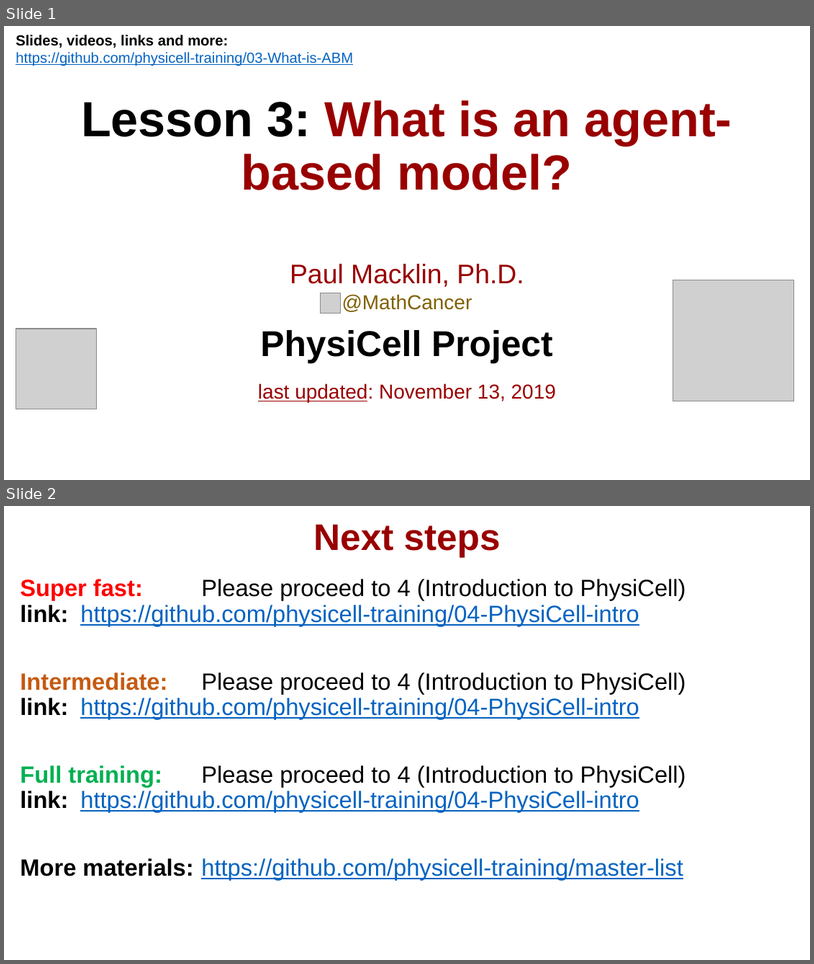
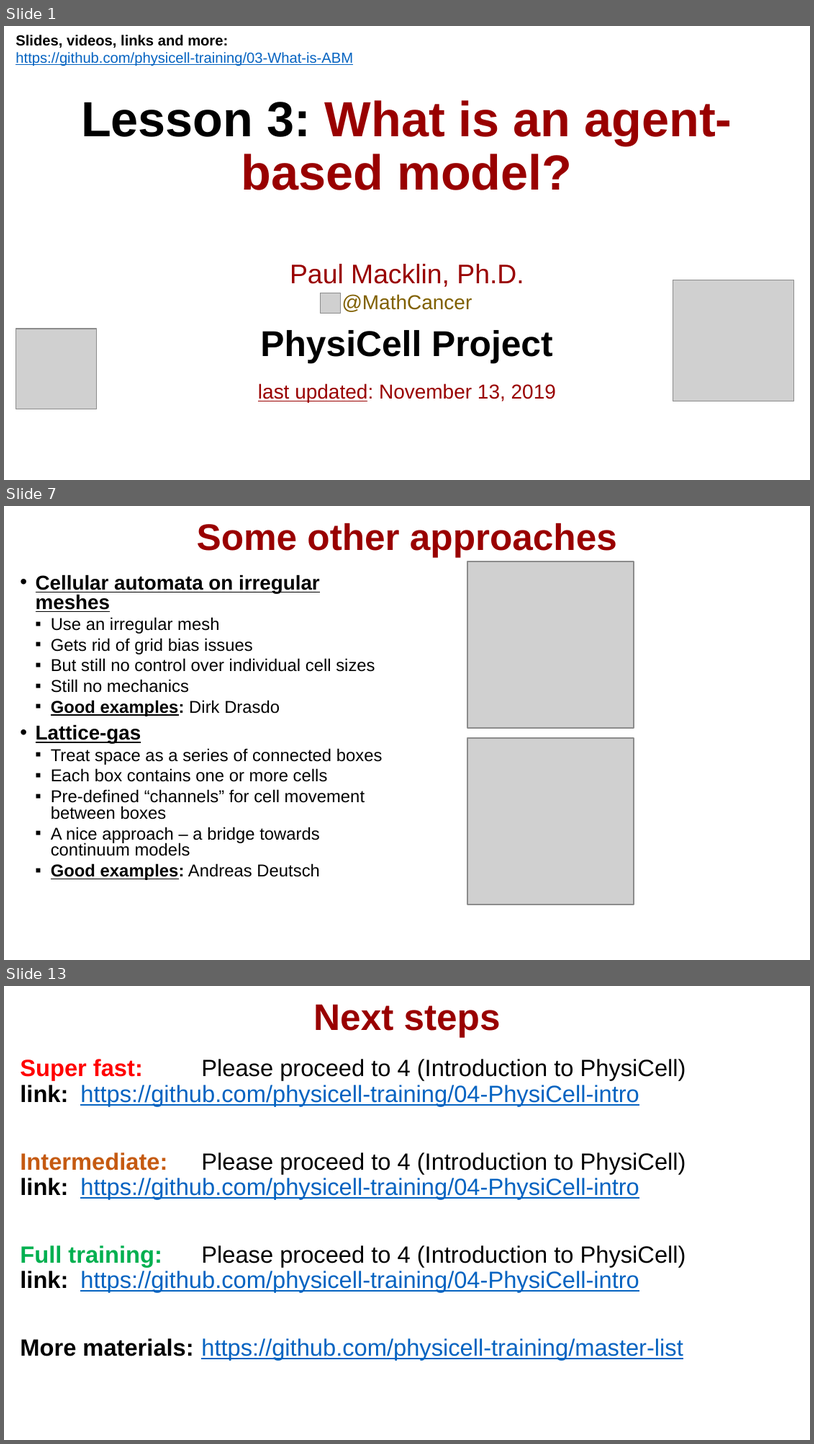
Before and after one commit to physicell-training/03-What-is-ABM, a slide deck: pptx_source/03-What-is-ABM.pptx. Shown one above the other, each under a label of ours: slides 1 and 2 before the commit, slides 1, 7 and 13 after it; the slides between them are not shown. The pictures are 814x964 and 814x1444 pixels, drawn with LibreOffice and Linux fonts; fonts in the diff are those of the drawing; grey boxes stand for pictures; background and template pictures are left out. Boxes give left, top, right and bottom in pixels: in the first picture for what was removed or moved away, otherwise in the second. Text is boxed around its words. In the diff, an @@ line names an element or a change of style, - is before the commit and + after.

```diff
--- a/pptx_source/03-What-is-ABM.pptx
+++ b/pptx_source/03-What-is-ABM.pptx
@@ slide 7 added at <box>4,506,810,960</box>, background #FFFFFF @@
@@ title added at <box>197,523,617,557</box>, 33 pt, text #990000, bold @@
+Some other approaches
@@ picture added at <box>468,561,634,728</box> @@
@@ text added at <box>36,574,383,880</box>, 15.3 pt, text #000000 @@
+• Cellular automata on irregular meshes
+  ▪ Use an irregular mesh
+  ▪ Gets rid of grid bias issues
+  ▪ But still no control over individual cell sizes
+  ▪ Still no mechanics
+  ▪ Good examples: Dirk Drasdo
+• Lattice-gas
+  ▪ Treat space as a series of connected boxes
+  ▪ Each box contains one or more cells
+  ▪ Pre-defined “channels” for cell movement between boxes
+  ▪ A nice approach – a bridge towards continuum models
+  ▪ Good examples: Andreas Deutsch
@@ picture added at <box>468,739,634,904</box> @@
@@ what was slide 2 is now slide 13 @@
```
Also in this commit, not shown: 10 other slides added.
